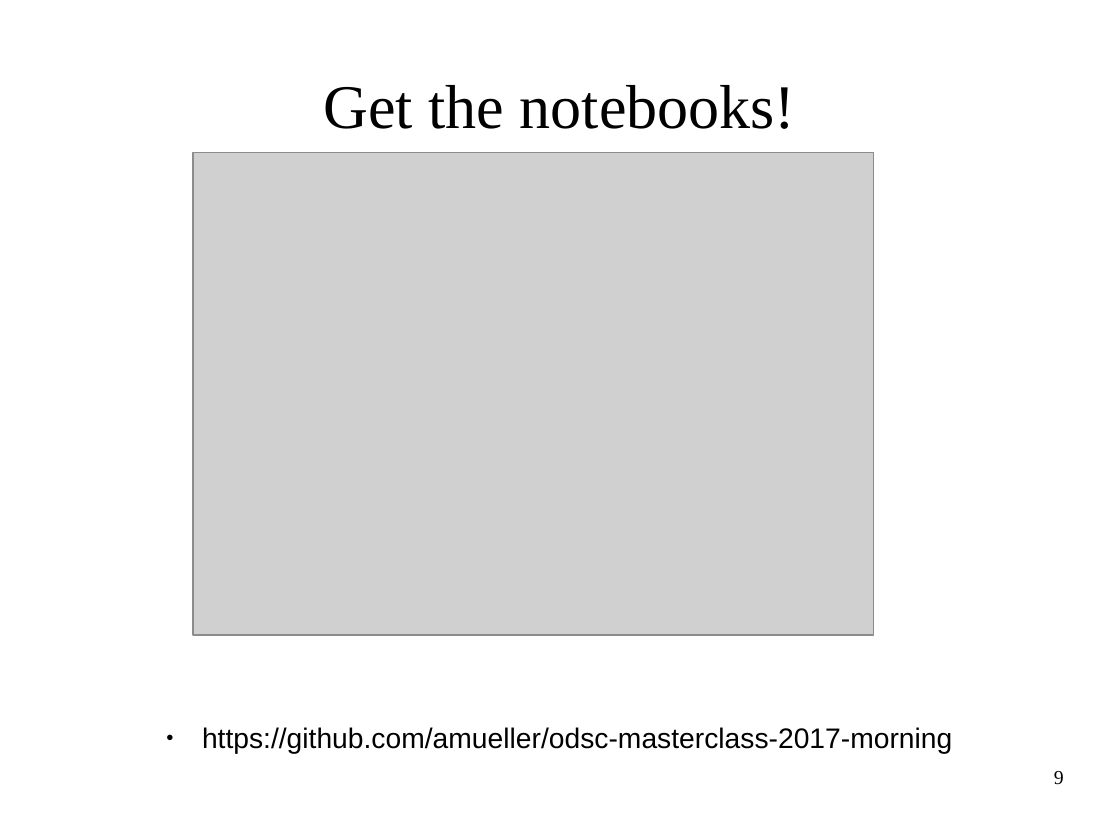
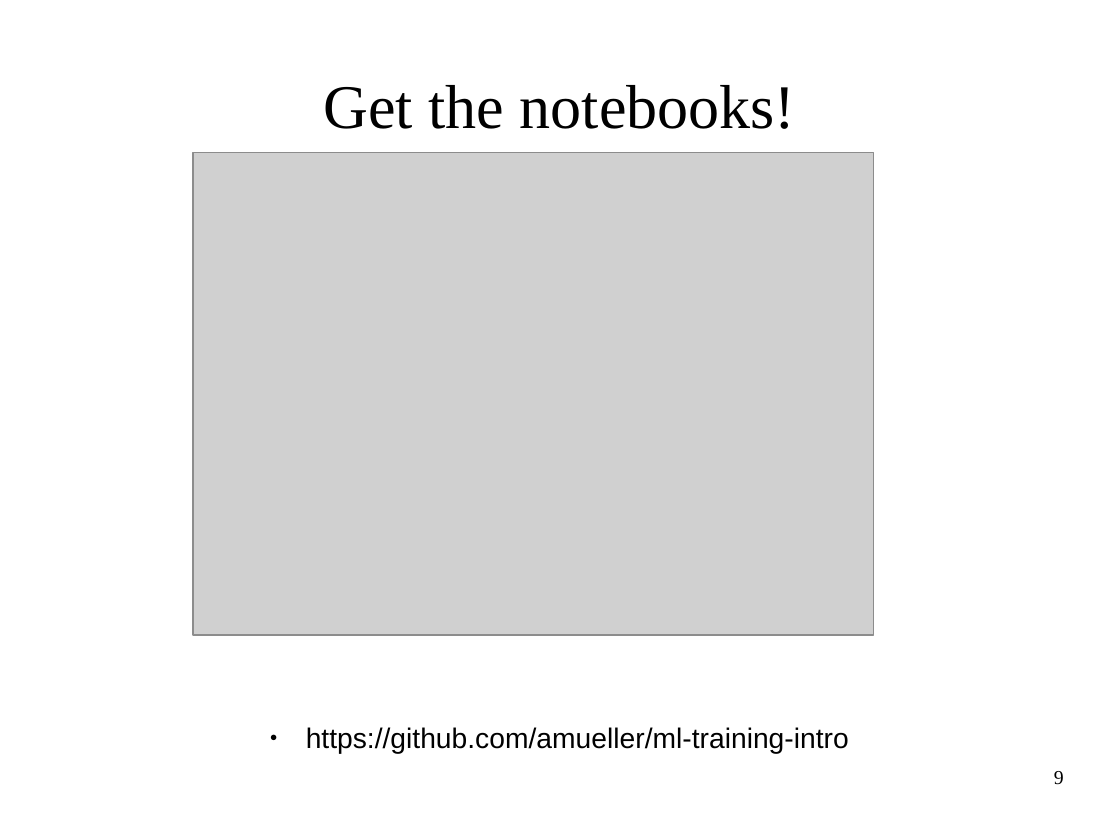
Before and after one commit to amueller/ml-workshop-1-of-4, a slide deck: slide 9 of intro-to-machine-learning.odp. Drawn at 1120x840 pixels with LibreOffice and Linux fonts; fonts in the diff are those of the drawing; grey boxes stand for pictures. Boxes give left, top, right and bottom in pixels: in the first picture for what was removed or moved away, otherwise in the second. Text is boxed around its words. In the diff, an @@ line names an element or a change of style, - is before the commit and + after.

```diff
--- a/intro-to-machine-learning.odp
+++ b/intro-to-machine-learning.odp
@@ text at (306, 727, 849, 754): text changed @@
-● https://github.com/amueller/odsc-masterclass-2017-morning
+● https://github.com/amueller/ml-training-intro
```
Also in this commit, not shown: 6 other slides changed, 2 slides added, 5 slides removed, 2 other files.
